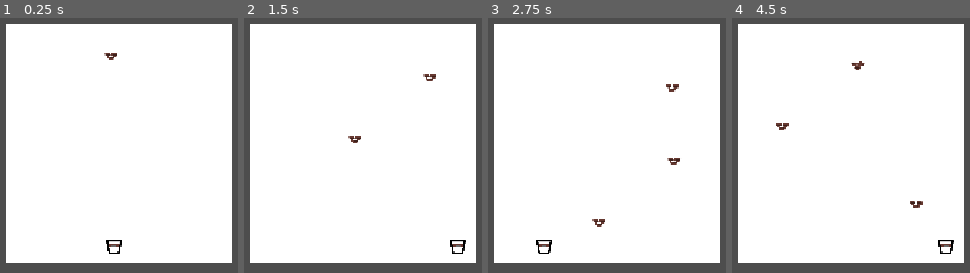
Above: before the commit, frames 1-4 (left to right).
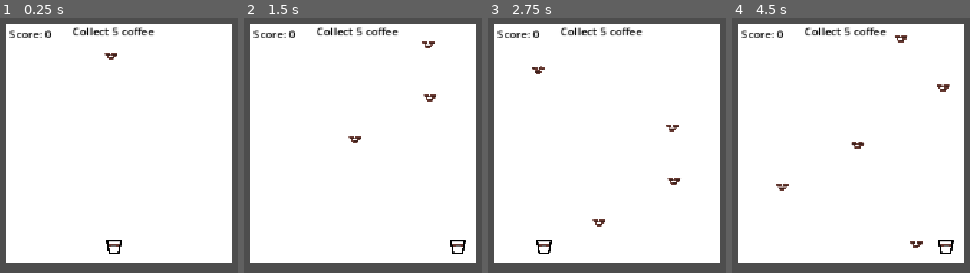
Above: after the commit, the same moments.

Repository: Pudding3160/cookie-jam
Game: Godot game, scene res://Scenes/Borna/CoffeeGame/CoffeeGame.tscn
Two runs of this game, one before a commit and one after it. Both use one fixed random seed, a clock stepped at 60 frames per second and the inputs below. This scene is started directly instead of the project's main scene.
Inputs (mouse positions are in pixels of both pictures, inside the frame that each line leads up to):
- Up to frame 1 (0.25 s): no input
- Up to frame 2 (1.5 s): tap Enter at 0.5 s; move the mouse to (outside the picture) at 0.52 s; hold Right (CoffeeRight) 0.53-1.25 s; click (outside the picture) at 0.67 s; tap Up (HonsJump) at 0.77 s; tap Space at 1.25 s; drag from (outside the picture) to (355, 122) at 1.27 s
- Up to frame 3 (2.75 s): move the mouse to (690, 69) at 2.02 s; hold Left (CoffeeLeft) from 2.03 s (still down)
- Up to frame 4 (4.5 s): release Left (CoffeeLeft) at 2.75 s; drag from (815, 257) to (915, 86) at 2.77 s; move the mouse to (outside the picture) at 3.52 s; hold Right (CoffeeRight) 3.53-4.25 s; tap Up (HonsJump) at 3.77 s; drag from (outside the picture) to (734, 53) at 4.27 s

The runs differ from the first frame. In frame 1, 0.9% of the frame differs, in the area x 3-66%, y 3-8%; in frame 2, 1.2%; in frame 3, 1.4%; in frame 4, 1.8%, in the area x 3-92%, y 3-91%.

Commit message:
coffee game done

Diff:
--- a/Scenes/Borna/CoffeeGame/CoffeeGame.tscn
+++ b/Scenes/Borna/CoffeeGame/CoffeeGame.tscn
@@ -34,3 +34,18 @@
 
 [node name="Node2D" parent="." unique_id=576018206 instance=ExtResource("3_32l4b")]
 position = Vector2(557, 139)
+
+[node name="ScoreLabel" type="Label" parent="." unique_id=1063786986]
+offset_left = 410.0
+offset_top = 121.0
+offset_right = 450.0
+offset_bottom = 144.0
+theme_override_colors/font_color = Color(0, 0, 0, 1)
+
+[node name="Label" type="Label" parent="." unique_id=96999998]
+offset_left = 501.0
+offset_top = 117.0
+offset_right = 628.0
+offset_bottom = 140.0
+theme_override_colors/font_color = Color(0, 0, 0, 1)
+text = "Collect 5 coffee"
--- a/Scenes/Borna/CoffeeGame/coffee.gd
+++ b/Scenes/Borna/CoffeeGame/coffee.gd
@@ -12,11 +12,11 @@
 	position.y+=1.6
 	#get_parent().speed
 	if position.y>=460:
+		get_parent().reduce_score()
 		queue_free()
 
 func _on_body_entered(body: Node2D) -> void:
-	print("Something entered: ", body)
-
 	if body is CharacterBody2D:
 		print("CharacterBody2D detected!")
+		get_parent().add_score()
 		queue_free()
--- a/Scenes/Borna/CoffeeGame/coffee_game.gd
+++ b/Scenes/Borna/CoffeeGame/coffee_game.gd
@@ -4,11 +4,14 @@
 var can_spawn:=true
 #vars
 const hons_start_pos := Vector2i(310,423)
+@onready var score_label = $ScoreLabel
 
+var score := 0
 
 # Called when the node enters the scene tree for the first time.
 func _ready() -> void:
-	pass # Replace with function body.
+	score_label.text = "Score: " + str(score)
+
 
 
 # Called every frame. 'delta' is the elapsed time since the previous frame.
@@ -19,7 +22,7 @@
 
 	if can_spawn:
 		can_spawn=false
-		var timer = randf_range(0.8,1.2)
+		var timer = randf_range(0.5,0.9)
 		await get_tree().create_timer(timer).timeout
 
 		#var obs_type=obstacle_types[randi()%obstacle_types.size()]
@@ -29,3 +32,16 @@
 		var x= randf_range(424,710)
 		obs.position=Vector2(x,135)
 		can_spawn=true
+func reduce_score():
+	if score>0:
+		score -= 1
+	score_label.text = "Score: " + str(score)
+func add_score():
+	score += 1
+	score_label.text = "Score: " + str(score)
+	if score==5 :
+		game_won()
+
+
+func game_won():
+	queue_free()
--- a/Scenes/Borna/HonsGame/code/MainHorse.gd
+++ b/Scenes/Borna/HonsGame/code/MainHorse.gd
@@ -61,6 +61,7 @@
 
 func game_won():
 	speed=0
+	queue_free()
 
 func game_lost():
 	speed=0
